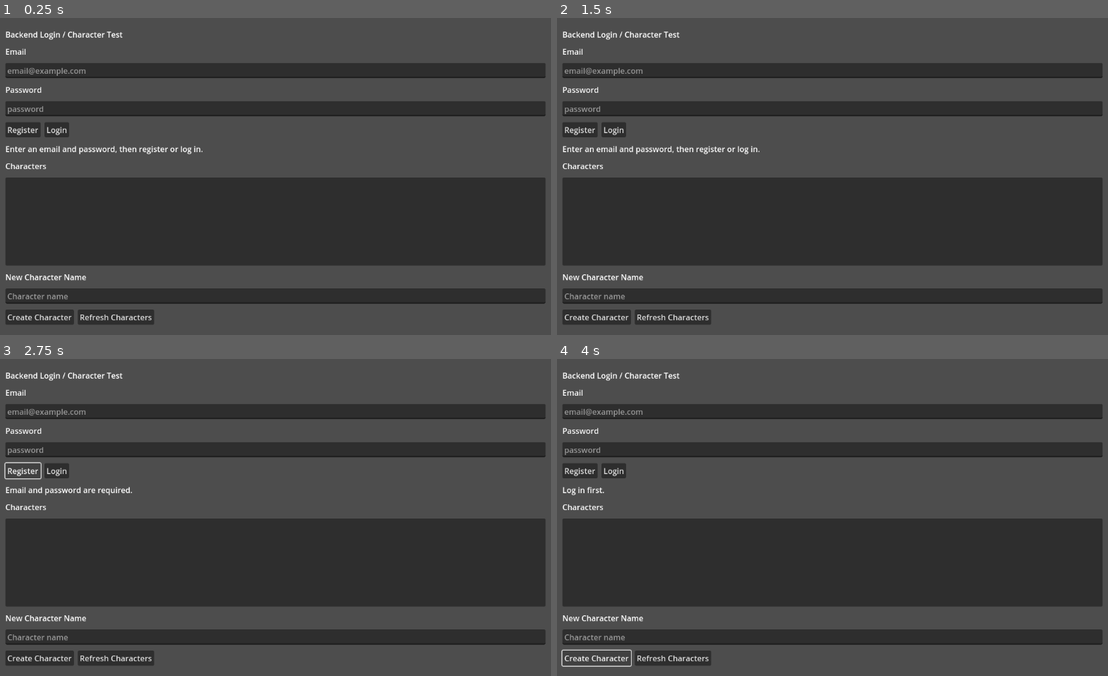
Above: before the commit, frames 1-4 (two rows, left to right).
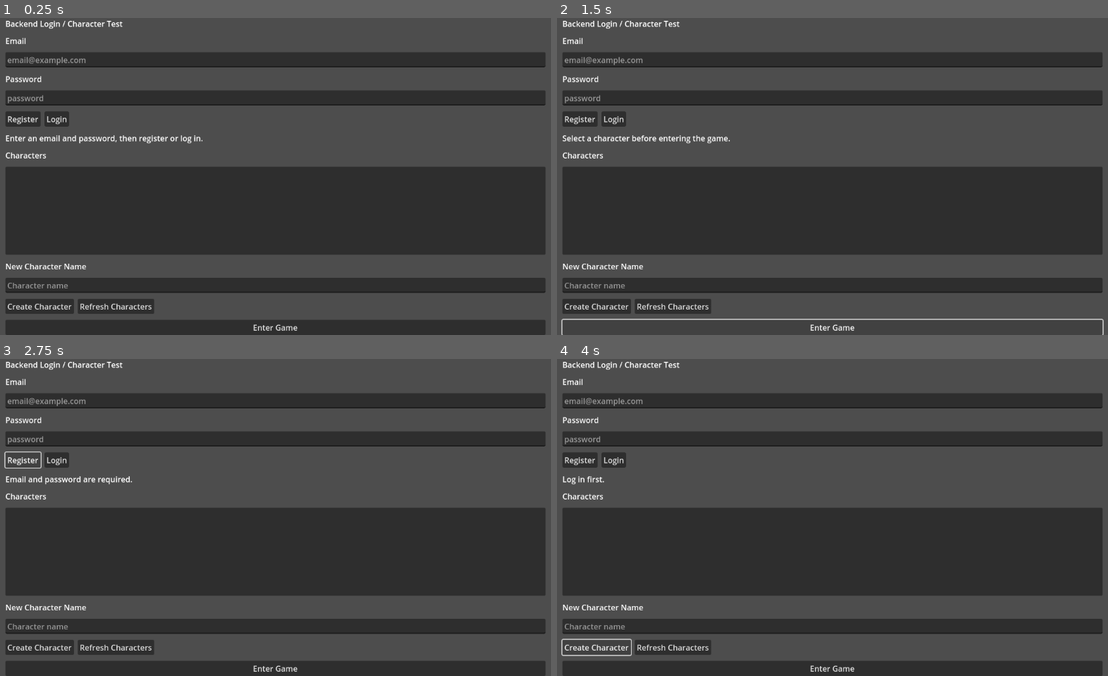
Above: after the commit, the same moments.

Repository: ademastrie/rpg_prototype
Game: Godot game, scene res://scenes/client/login_character_select.tscn
Same seed, same stepped clock (60 frames per second), same inputs: the game is played once before the commit and once after it. This scene is started directly instead of the project's main scene.
Inputs (mouse positions are in pixels of both pictures, inside the frame that each line leads up to):
- Up to frame 1 (0.25 s): no input
- Up to frame 2 (1.5 s): click (832, 328) at 0.5 s, where only the run after the commit has a clickable "Enter Game"; click (832, 328) at 1.25 s, where only the run after the commit has a clickable "Enter Game"
- Up to frame 3 (2.75 s): click "Register" at 2 s
- Up to frame 4 (4 s): click "Login" at 2.75 s; click "Create Character" at 3.5 s

The runs differ from the first frame. In frame 1, 32% of the frame differs, in the area x 1-99%, y 0-100%; in frame 2, 28%; in frame 3, 32%; in frame 4, 32%.

Commit message:
Wire character selection into client game scene

Diff:
--- a/godot/project.godot
+++ b/godot/project.godot
@@ -14,3 +14,7 @@
 run/main_scene="res://scenes/dev/backend_api_test.tscn"
 config/features=PackedStringArray("4.5", "Forward Plus")
 config/icon="res://icon.svg"
+
+[autoload]
+
+ClientSession="*res://scripts/client/client_session.gd"
--- a/godot/scenes/client/login_character_select.tscn
+++ b/godot/scenes/client/login_character_select.tscn
@@ -105,3 +105,8 @@
 unique_name_in_owner = true
 layout_mode = 2
 text = "Refresh Characters"
+
+[node name="EnterGameButton" type="Button" parent="RootMargin/RootLayout"]
+unique_name_in_owner = true
+layout_mode = 2
+text = "Enter Game"
--- a/godot/scripts/client/client_game.gd
+++ b/godot/scripts/client/client_game.gd
@@ -1,8 +1,23 @@
 extends Node2D
+
+@onready var status_label: Label = $StatusLabel
 
 var selected_character: Dictionary = {}
 
 
+func _ready() -> void:
+	set_selected_character(ClientSession.selected_character)
+
+
 func set_selected_character(character_data: Dictionary) -> void:
 	selected_character = character_data
-	print("Selected character stored: %s" % selected_character)
+	if selected_character.is_empty():
+		status_label.text = "No character selected."
+		print("Client game loaded without selected character data.")
+		return
+
+	var character_name := str(selected_character.get("name", "Unnamed"))
+	var level := int(selected_character.get("level", 1))
+	var region_id := str(selected_character.get("region_id", "unknown_region"))
+	status_label.text = "Character: %s | Level %s | Region: %s" % [character_name, level, region_id]
+	print("Client game loaded character: %s" % selected_character)
--- /dev/null
+++ b/godot/scripts/client/client_session.gd
@@ -0,0 +1,11 @@
+extends Node
+
+var access_token := ""
+var current_user: Dictionary = {}
+var selected_character: Dictionary = {}
+
+
+func clear() -> void:
+	access_token = ""
+	current_user = {}
+	selected_character = {}
--- a/godot/scripts/client/login_character_select.gd
+++ b/godot/scripts/client/login_character_select.gd
@@ -10,6 +10,7 @@
 @onready var character_name_edit: LineEdit = %CharacterNameEdit
 
 var _access_token := ""
+var _characters: Array[Dictionary] = []
 var _pending_requests: Dictionary = {}
 
 
@@ -22,6 +23,8 @@
 	%LoginButton.pressed.connect(_on_login_pressed)
 	%CreateCharacterButton.pressed.connect(_on_create_character_pressed)
 	%RefreshCharactersButton.pressed.connect(_on_refresh_characters_pressed)
+	%EnterGameButton.pressed.connect(_on_enter_game_pressed)
+	character_list.item_selected.connect(_on_character_selected)
 
 	_set_status("Enter an email and password, then register or log in.")
 
@@ -68,6 +71,31 @@
 	_refresh_characters()
 
 
+func _on_enter_game_pressed() -> void:
+	var selected_items := character_list.get_selected_items()
+	if selected_items.is_empty():
+		_set_status("Select a character before entering the game.")
+		return
+
+	var selected_index := selected_items[0]
+	if selected_index < 0 or selected_index >= _characters.size():
+		_set_status("Select a valid character before entering the game.")
+		return
+
+	ClientSession.access_token = _access_token
+	ClientSession.selected_character = _characters[selected_index]
+
+	var error := get_tree().change_scene_to_file("res://scenes/client/client_game.tscn")
+	if error != OK:
+		_set_status("Failed to enter game: %s" % error)
+
+
+func _on_character_selected(index: int) -> void:
+	if index >= 0 and index < _characters.size():
+		var character := _characters[index]
+		_set_status("Selected %s." % character.get("name", "character"))
+
+
 func _on_request_succeeded(request_id: int, _endpoint: String, data: Variant) -> void:
 	var action: String = _pending_requests.get(request_id, "")
 	_pending_requests.erase(request_id)
@@ -78,15 +106,20 @@
 		"login":
 			if data is Dictionary and data.has("access_token"):
 				_access_token = data["access_token"]
+				ClientSession.access_token = _access_token
 				_set_status("Logged in. Loading account...")
 				_track_request(api_client.get_current_user(_access_token), "current_user")
 			else:
 				_set_status("Login response did not include an access token.")
 		"current_user":
-			if data is Dictionary and data.has("email"):
-				_set_status("Logged in as %s. Loading characters..." % data["email"])
+			if not (data is Dictionary):
+				_set_status("Logged in. Loading characters...")
 			else:
-				_set_status("Logged in. Loading characters...")
+				ClientSession.current_user = data
+				if data.has("email"):
+					_set_status("Logged in as %s. Loading characters..." % data["email"])
+				else:
+					_set_status("Logged in. Loading characters...")
 			_refresh_characters()
 		"list_characters":
 			_show_characters(data)
@@ -111,6 +144,8 @@
 
 func _show_characters(data: Variant) -> void:
 	character_list.clear()
+	_characters.clear()
+	ClientSession.selected_character = {}
 
 	if not (data is Array):
 		_set_status("Character response was not a list.")
@@ -123,6 +158,7 @@
 		var character_name: String = str(character.get("name", "Unnamed"))
 		var level: int = int(character.get("level", 1))
 		var region_id: String = str(character.get("region_id", "unknown_region"))
+		_characters.append(character)
 		character_list.add_item("%s - Level %s - %s" % [character_name, level, region_id])
 
 	if character_list.item_count == 0:
Not shown, added: godot/scripts/client/client_session.gd.uid
